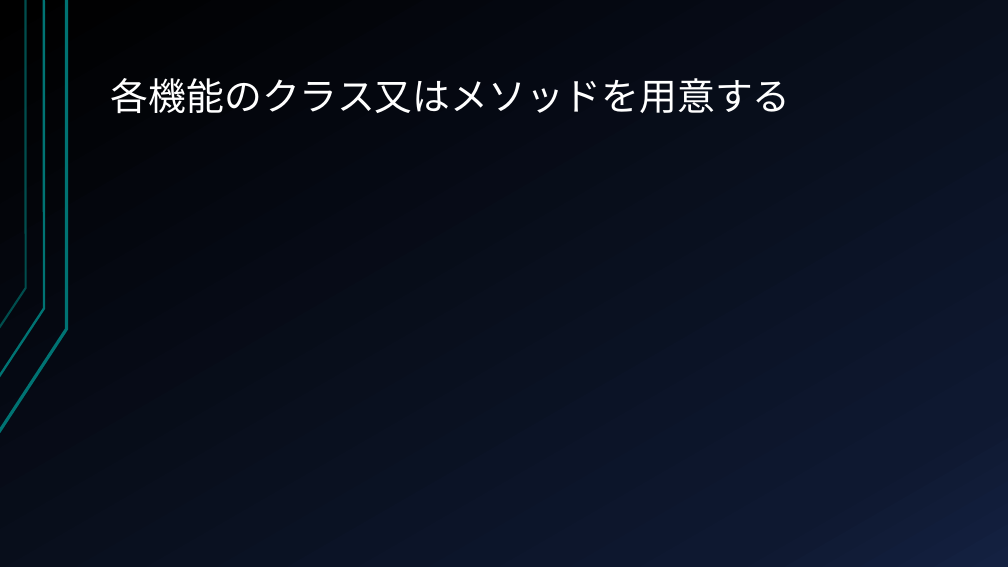
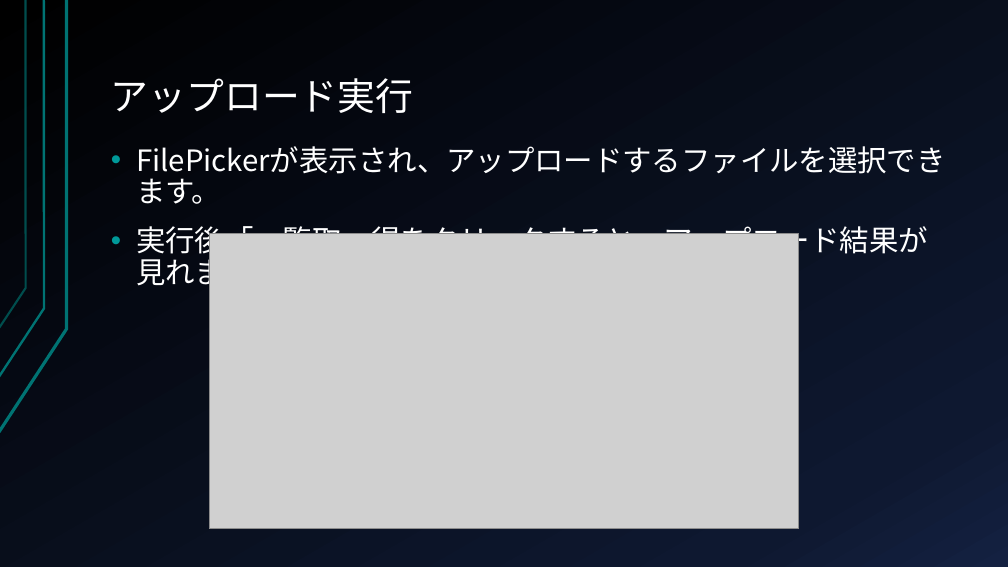
Before and after one commit to CryEarth/StorageUWPApps, a slide deck: slide 27 of チュートリアルなど.pptx. Drawn at 1008x567 pixels with LibreOffice and Linux fonts; fonts in the diff are those of the drawing; grey boxes stand for pictures. Boxes give left, top, right and bottom in pixels: in the first picture for what was removed or moved away, otherwise in the second. Text is boxed around its words. In the diff, an @@ line names an element or a change of style, - is before the commit and + after.

```diff
--- a/チュートリアルなど.pptx
+++ b/チュートリアルなど.pptx
@@ title at (111, 78, 413, 113): text changed @@
-各機能のクラス又はメソッドを用意する
+アップロード実行
@@ text added at (136, 146, 946, 291), 28 pt, text #FFFFFF @@
+• FilePickerが表示され、アップロードするファイルを選択できます。
+• 実行後「一覧取」得をクリックすると、アップロード結果が見れます
@@ picture added at (209, 234, 799, 529) @@
```
Also in this commit, not shown: 8 other slides changed, 4 other files.
